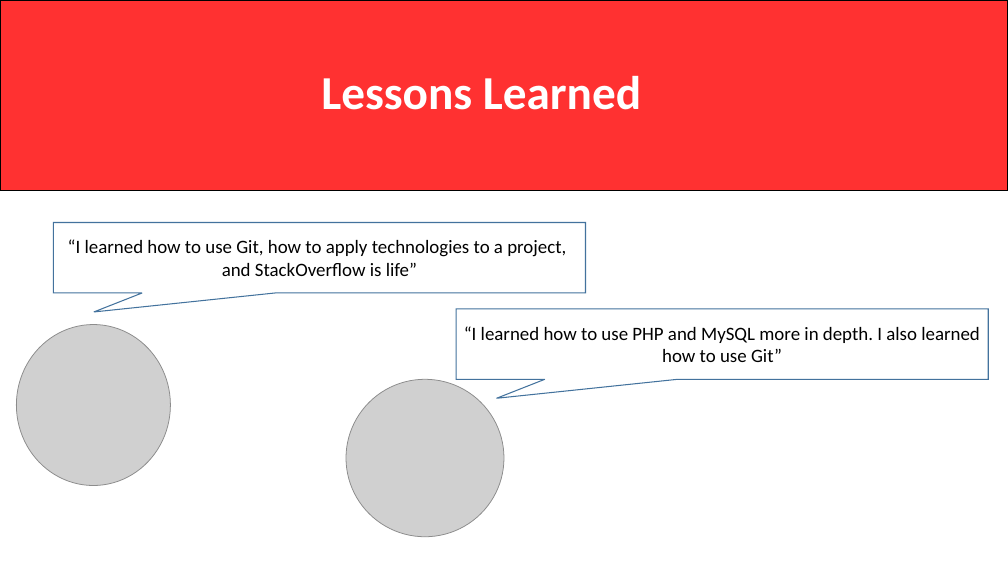
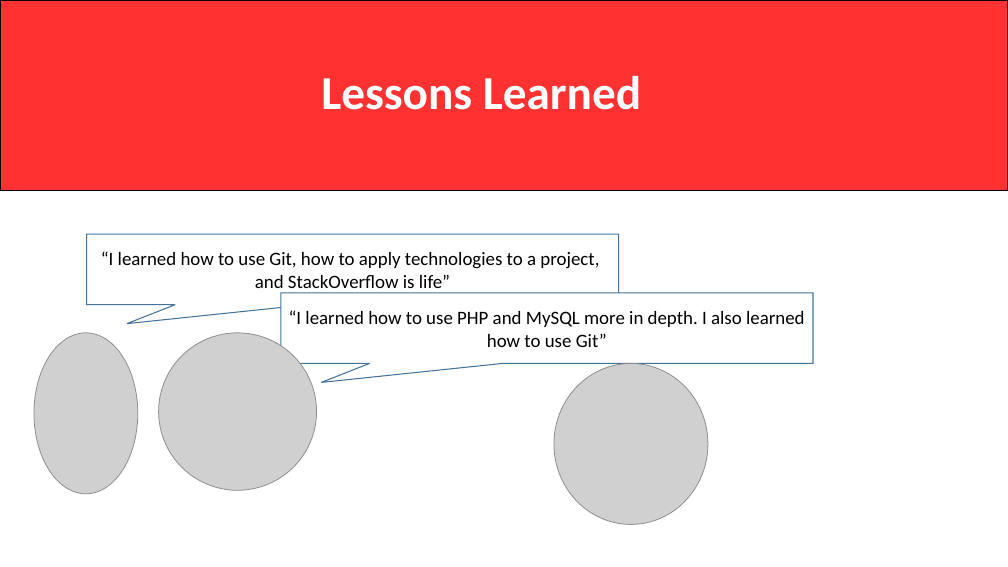
Before and after one commit to CarolynAnn/WebSysGroup4, a slide deck: slide 17 of final_presentation.pptx. Drawn at 1008x567 pixels with LibreOffice and Linux fonts; fonts in the diff are those of the drawing; grey boxes stand for pictures. Boxes give left, top, right and bottom in pixels: in the first picture for what was removed or moved away, otherwise in the second. Text is boxed around its words. In the diff, an @@ line names an element or a change of style, - is before the commit and + after.

Commit message:
My Baby Pic

```diff
--- a/final_presentation.pptx
+++ b/final_presentation.pptx
@@ speech box "“I learned how to use ...": place and size @@
-speech box "“I learned how to use ..." at <box>54,222,586,293</box>
+speech box "“I learned how to use ..." at <box>87,234,619,305</box>
@@ speech box "“I learned how to use ...": place and size @@
-speech box "“I learned how to use ..." at <box>456,309,988,379</box>
+speech box "“I learned how to use ..." at <box>281,293,814,364</box>
@@ picture added at <box>34,333,138,494</box> @@
@@ picture: place and size @@
-picture at <box>346,380,504,537</box>
+picture at <box>159,333,317,490</box>
@@ picture: place and size @@
-picture at <box>17,324,171,485</box>
+picture at <box>554,364,709,525</box>
```
